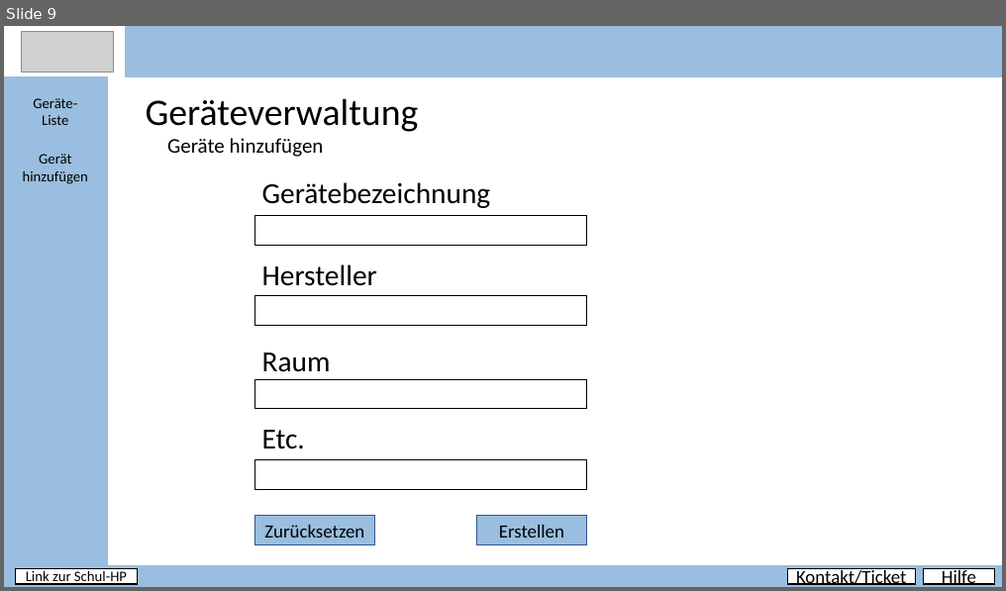
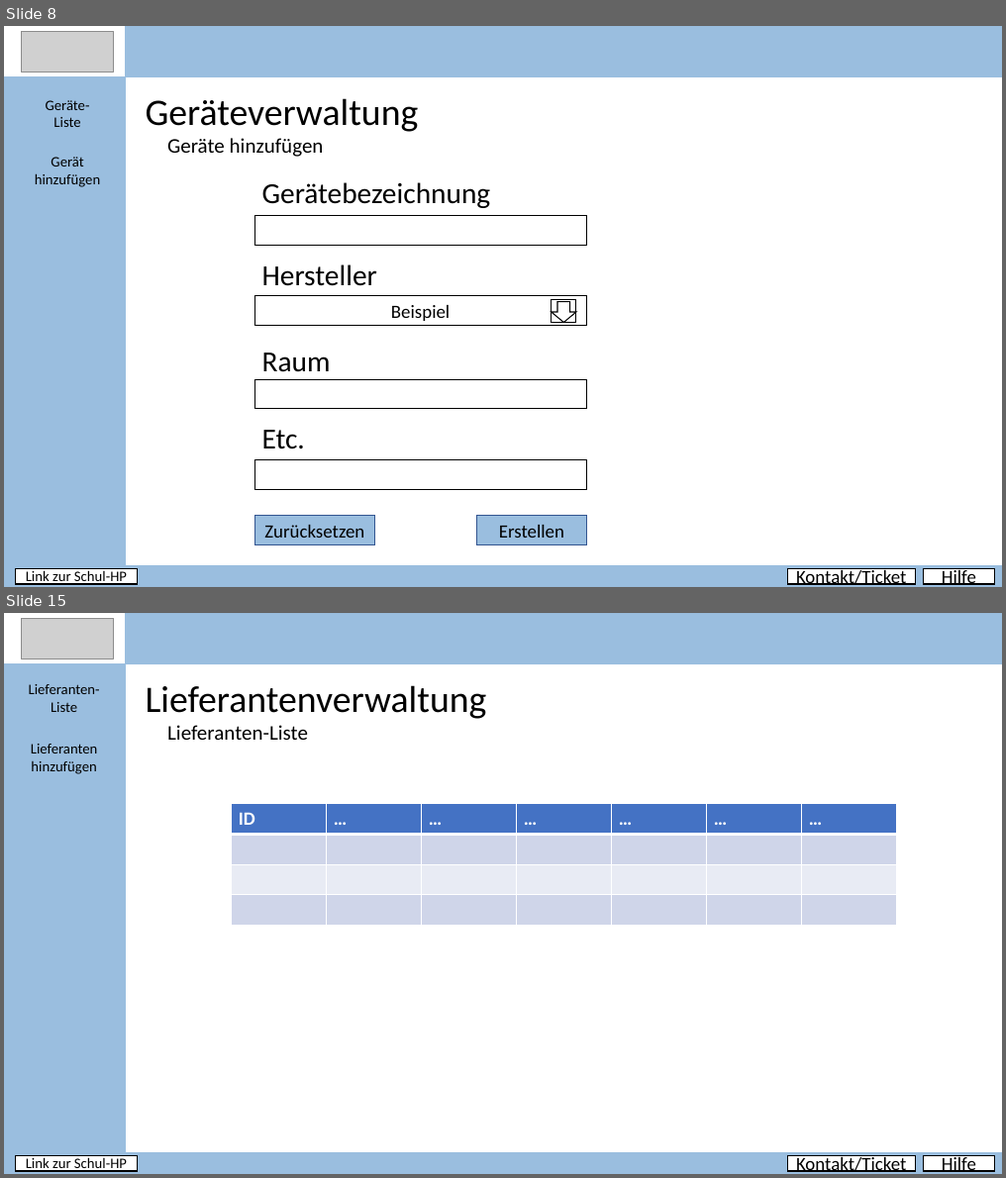
Before and after one commit to PapAnte/g2schoolproject, a slide deck: Layout.pptx. Shown one above the other, each under a label of ours: slide 9 before the commit, slides 8 and 15 after it; the slides between them are not shown. The pictures are 1006x591 and 1006x1178 pixels, drawn with LibreOffice and Linux fonts; fonts in the diff are those of the drawing; grey boxes stand for pictures. Boxes give left, top, right and bottom in pixels: in the first picture for what was removed or moved away, otherwise in the second. Text is boxed around its words. In the diff, an @@ line names an element or a change of style, - is before the commit and + after.

Commit message:
added layout for softwareinterface, supplierinterface, roominterface

```diff
--- a/Layout.pptx
+++ b/Layout.pptx
@@ slide 15 added at (4,613,1002,1174), background #FFFFFF @@
@@ picture added at (21,618,114,659) @@
@@ rectangle added at (126,613,1002,663), fill #9ABEDF, outline #9ABEDF 1 pt @@
@@ rectangle added at (4,663,126,1153), fill #9ABEDF, outline #9ABEDF 1 pt @@
@@ text added at (29,684,100,712), 14 pt, text #000000 @@
+Lieferanten-
+Liste
@@ text added at (146,685,487,719), 36 pt, text #000000 @@
+Lieferantenverwaltung
@@ text added at (167,725,308,740), 20 pt, text #000000 @@
+Lieferanten-Liste
@@ text added at (31,744,98,774), 14 pt, text #000000 @@
+Lieferanten hinzufügen
@@ table added at (231,804,896,925), 4 rows, 7 columns @@
+ID | … | … | … | … | … | …
+ |  |  |  |  |  | 
+ |  |  |  |  |  | 
+ |  |  |  |  |  | 
@@ rectangle added at (4,1153,1002,1174), fill #9ABEDF, outline #9ABEDF 1 pt @@
@@ rectangle added at (15,1156,138,1171), fill #FFFFFF, outline #000000 1 pt, 14 pt, text #000000 @@
+Link zur Schul-HP
@@ rectangle added at (788,1156,916,1171), fill #FFFFFF, outline #000000 1 pt, 18 pt, text #000000 @@
+Kontakt/Ticket
@@ rectangle added at (924,1156,994,1171), fill #FFFFFF, outline #000000 1 pt, 18 pt, text #000000 @@
+Hilfe
@@ what was slide 9 is now slide 8 @@
@@ slide 8 changed as well @@
@@ rectangle: place and size @@
-rectangle at (4,76,107,566)
+rectangle at (4,76,126,566)
@@ text "Geräte-": place and size @@
-text "Geräte-" at (33,98,77,125)
+text "Geräte-" at (46,100,90,127)
@@ text "Gerät hinzufügen": place and size @@
-text "Gerät hinzufügen" at (23,154,88,184)
+text "Gerät hinzufügen" at (35,157,100,187)
@@ text in rectangle at (391,305,450,321): text added @@
+Beispiel
@@ rectangle added at (551,300,576,323), fill #FFFFFF, outline #000000 1 pt @@
@@ down arrow added at (551,301,576,322), fill #FFFFFF, outline #000000 1 pt @@
```
Also in this commit, not shown: 6 other slides changed, 8 other slides added, 1 slide removed.
